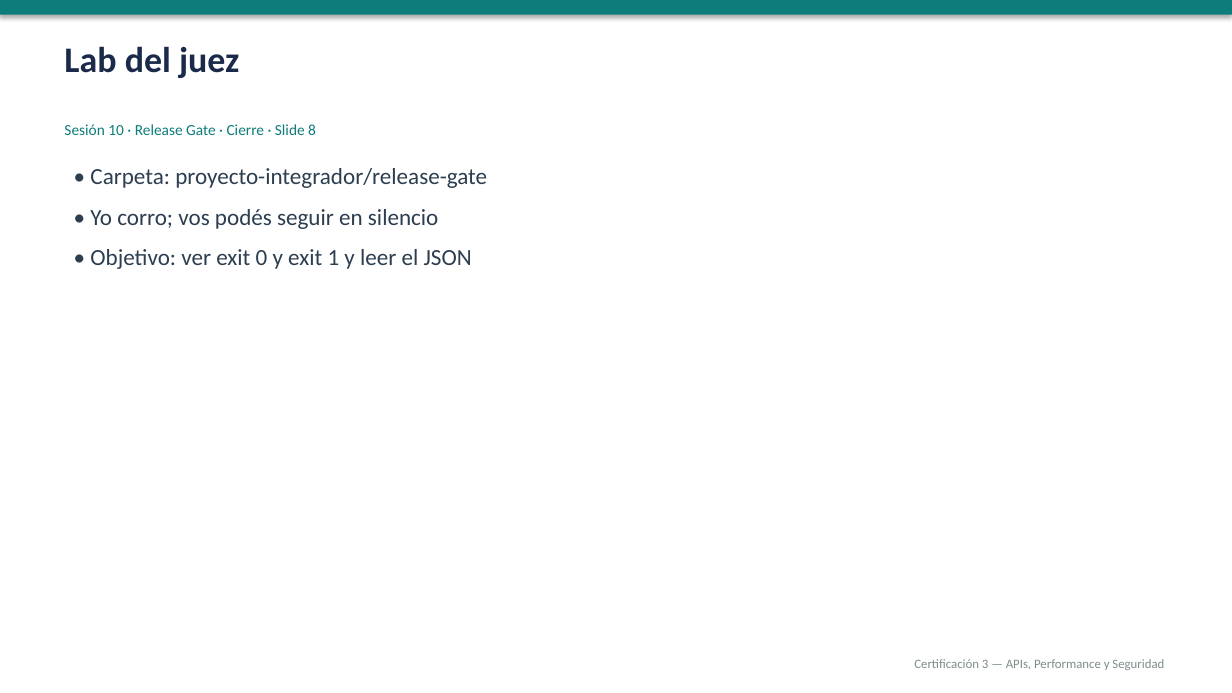
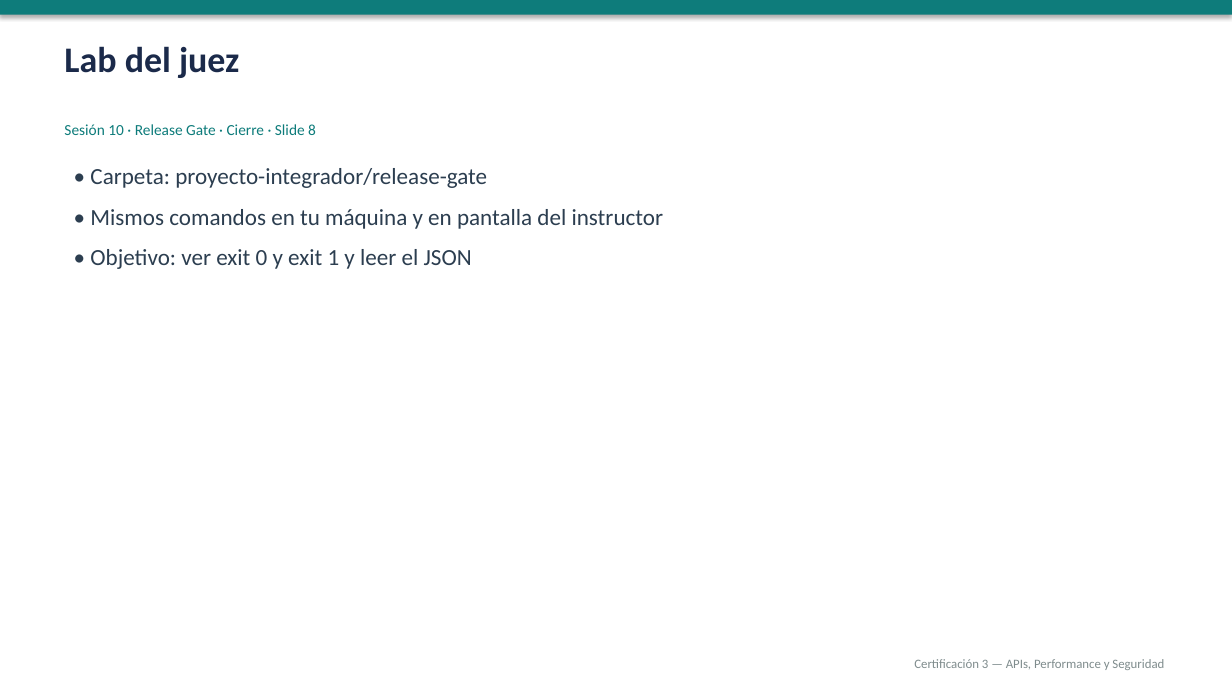
Before and after one commit to NelsonFlores1/Fork-curso_1, a slide deck: slide 10 of sesiones/sesion-10/sesion-10.pptx (slide 8 before the commit). Drawn at 1232x693 pixels with LibreOffice and Linux fonts; fonts in the diff are those of the drawing. Boxes give left, top, right and bottom in pixels: in the first picture for what was removed or moved away, otherwise in the second. Text is boxed around its words. In the diff, an @@ line names an element or a change of style, - is before the commit and + after.

```diff
--- a/sesiones/sesion-10/sesion-10.pptx
+++ b/sesiones/sesion-10/sesion-10.pptx
@@ text at [90,209,664,229]: text changed @@
-• Yo corro; vos podés seguir en silencio
+• Mismos comandos en tu máquina y en pantalla del instructor
```
Also in this commit, not shown: 13 other slides changed, 4 slides added, 1 slide removed, 17 other files.
